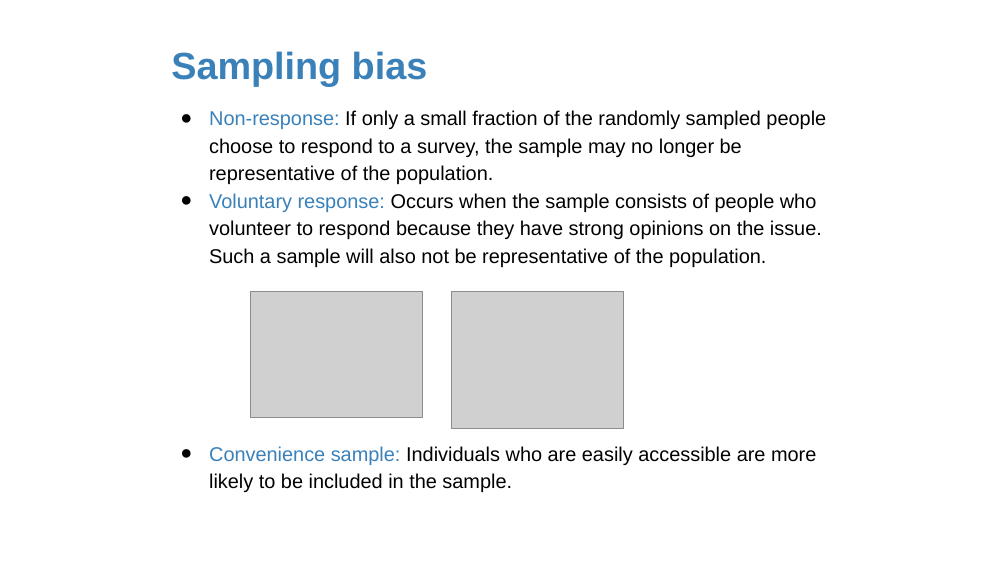
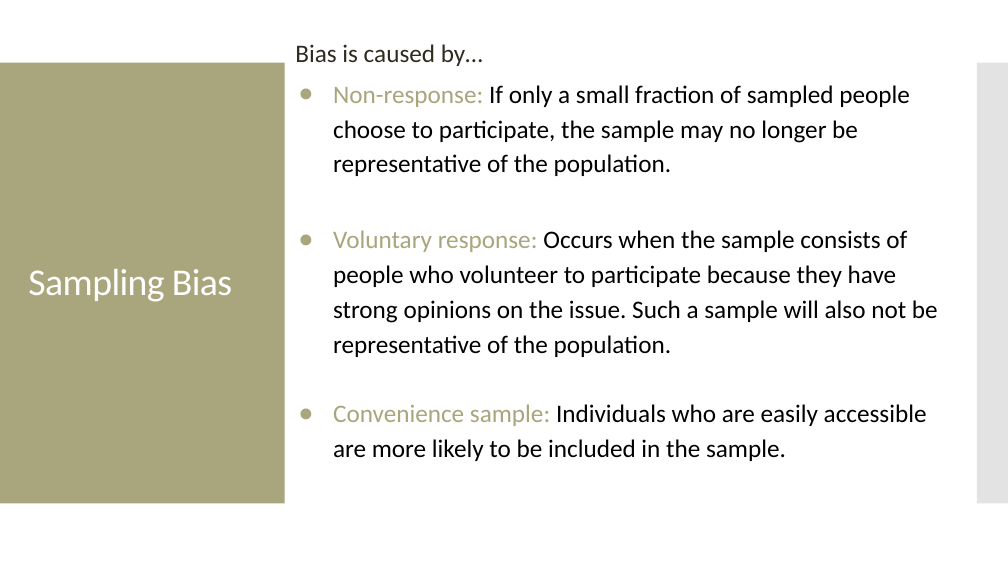
Before and after one commit to amosca01/MATH108-F23, a slide deck: slide 25 of slides/02-data-collection.pptx (slide 20 before the commit). Drawn at 1008x567 pixels with LibreOffice and Linux fonts; fonts in the diff are those of the drawing; grey boxes stand for pictures. Boxes give left, top, right and bottom in pixels: in the first picture for what was removed or moved away, otherwise in the second. Text is boxed around its words. In the diff, an @@ line names an element or a change of style, - is before the commit and + after.

```diff
--- a/slides/02-data-collection.pptx
+++ b/slides/02-data-collection.pptx
@@ text at [295,44,938,461]: text changed; size 19 to 24 pt; font Arial to Calibri @@
-● Non-response: If only a small fraction of the randomly sampled people choose to respond to a survey, the sample may no longer be representative of the population.
-● Voluntary response: Occurs when the sample consists of people who volunteer to respond because they have strong opinions on the issue. Such a sample will also not be representative of the population.
+Bias is caused by…
+● Non-response: If only a small fraction of sampled people choose to participate, the sample may no longer be representative of the population.
+● Voluntary response: Occurs when the sample consists of people who volunteer to participate because they have strong opinions on the issue. Such a sample will also not be representative of the population.
+● Convenience sample: Individuals who are easily accessible are more likely to be included in the sample.
@@ rectangle added at [0,63,285,504], fill #A9A57C @@
@@ rectangle added at [977,63,1008,504], fill #C8C8C8 at 50% opacity @@
@@ text "Sampling Bias" at [28,269,232,302]: vertical alignment bottom to middle @@
@@ text at [28,269,232,302]: text changed; font Arial to Calibri; text colour #3A81BA to #FFFFFF; bold off @@
-Sampling bias
+Sampling Bias
@@ picture removed at [250,291,422,417] @@
@@ picture removed at [452,291,624,428] @@
@@ text removed at [209,446,816,492] @@
-● Convenience sample: Individuals who are easily accessible are more likely to be included in the sample.
```
Also in this commit, not shown: 32 other slides changed, 21 slides added, 18 slides removed, 4 other files.
